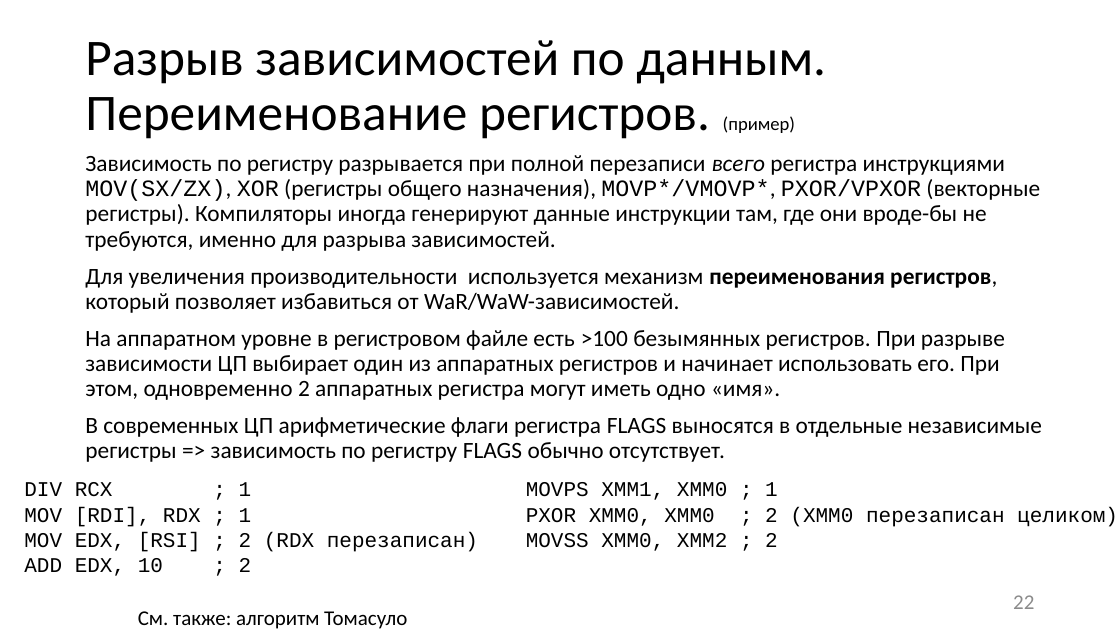
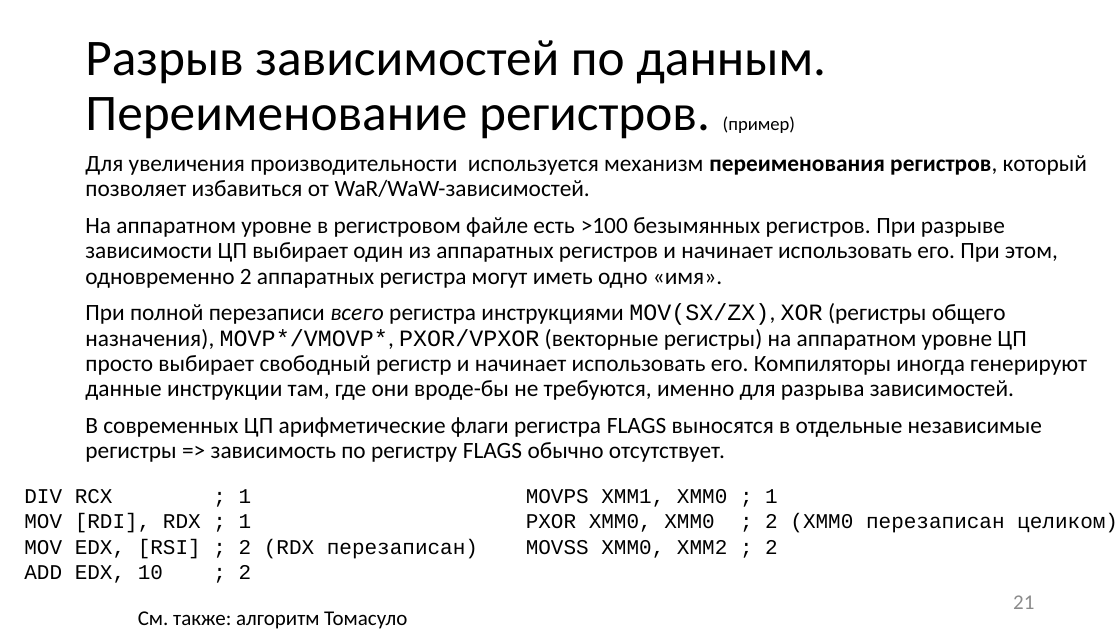
Before and after one commit to itsecd/low-level-programming, a slide deck: slide 21 of Lectures/7.Microarchitecture/Lecture7.pptx (slide 22 before the commit). Drawn at 1120x630 pixels with LibreOffice and Linux fonts; fonts in the diff are those of the drawing. Boxes give left, top, right and bottom in pixels: in the first picture for what was removed or moved away, otherwise in the second. Text is boxed around its words. In the diff, an @@ line names an element or a change of style, - is before the commit and + after.

```diff
--- a/Lectures/7.Microarchitecture/Lecture7.pptx
+++ b/Lectures/7.Microarchitecture/Lecture7.pptx
@@ text at (x1=85, y1=155, x2=1040, y2=251): paragraph removed @@
-Зависимость по регистру разрывается при полной перезаписи всего регистра инструкциями MOV(SX/ZX), XOR (регистры общего назначения), MOVP*/VMOVP*, PXOR/VPXOR (векторные регистры). Компиляторы иногда генерируют данные инструкции там, где они вроде-бы не требуются, именно для разрыва зависимостей.
@@ text at (x1=85, y1=303, x2=1087, y2=400): paragraph added @@
+При полной перезаписи всего регистра инструкциями MOV(SX/ZX), XOR (регистры общего назначения), MOVP*/VMOVP*, PXOR/VPXOR (векторные регистры) на аппаратном уровне ЦП просто выбирает свободный регистр и начинает использовать его. Компиляторы иногда генерируют данные инструкции там, где они вроде-бы не требуются, именно для разрыва зависимостей.
@@ text "DIV RCX ; 1" moved from (x1=24, y1=482, x2=478, y2=576) to (x1=24, y1=489, x2=478, y2=583) @@
@@ text "MOVPS XMM1, XMM0 ; 1" moved from (x1=526, y1=482, x2=1118, y2=551) to (x1=526, y1=489, x2=1118, y2=558) @@
@@ page number at (x1=1013, y1=595, x2=1034, y2=609): text changed @@
-22
+21
```
Also in this commit, not shown: 1 other file.
